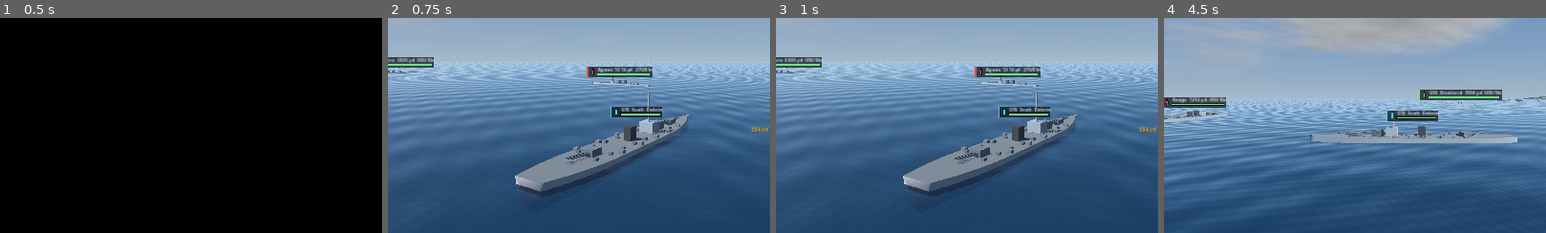
Above: before the commit, frames 1-4 (left to right).
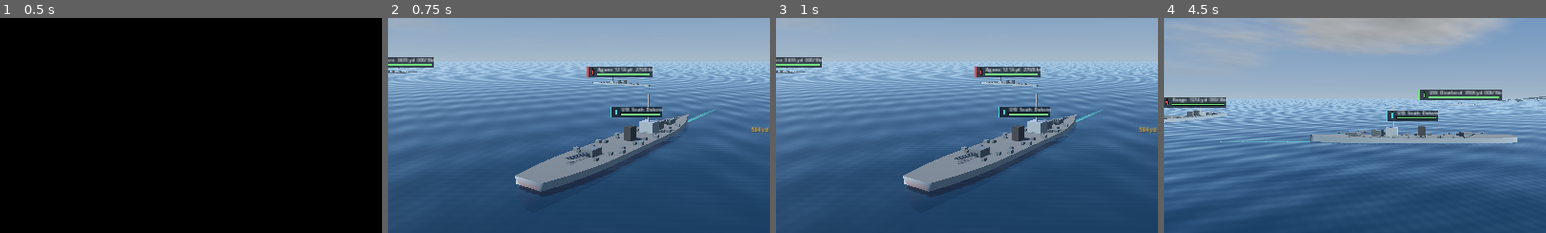
Above: after the commit, the same moments.

Repository: KWKoch/HullDown
Game: Godot game, scene res://scenes/title_cinematic.tscn
Same seed, same stepped clock (60 frames per second), same inputs: the game is played once before the commit and once after it.
Inputs (mouse positions are % of the whole screen's width and height, from its top left):
- Up to frame 1 (0.5 s): no input
- Up to frame 2 (0.75 s): tap Enter at 0.5 s; move the mouse to (72, 45) at 0.52 s; hold D (rudder_right) from 0.53 s (still down); tap X at 0.6 s; click (72, 45) at 0.67 s
- Up to frame 3 (1 s): keep holding D (rudder_right); tap Space at 0.77 s
- Up to frame 4 (4.5 s): release D (rudder_right) at 1.25 s; click "DAMAGE CONTROL: AUTO [V]" at 1.25 s; click "DAMAGE CONTROL: FLOOD [V]" at 2 s; click "DAMAGE CONTROL: FIRE [V]" at 2.75 s; click "DAMAGE CONTROL: REPAIR [V]" at 3.5 s; click "CAMERA: CHASE [C]" at 4.25 s
The pictures show only the part of the screen within x 18-68%, y 23-73%; the shares and areas given below are measured in that part.

Frame 1 is identical in both runs. In frame 2, less than 0.1% of the frame differs, in the area x 78-86%, y 42-49%; in frame 3, less than 0.1%; in frame 4, 0.1%, in the area x 14-39%, y 57-58%.

Commit message:
Restore ordered-helm/engine track projection; ship-on-ship collisions (impulse, separation, crush damage, flooding)
Co-Authored-By: Claude Sonnet 5.5 <noreply@anthropic.com>
Claude-Session: https://claude.ai/code/session_01LqtTQ2aJhkQrxi4uazJqin

Diff:
--- /dev/null
+++ b/scripts/fx/track_projection.gd
@@ -0,0 +1,85 @@
+class_name TrackProjection
+extends MeshInstance3D
+## A ribbon laid on the water showing where the ship will go over the next 200 yards, bent by the
+## ORDERED helm and engine call (once they are answered) using the same turning model as
+## Ship._move. Ticks every 50 yards. When going astern it projects from the stern.
+
+const YARD := 0.9144
+const LENGTH_M := 200.0 * YARD
+const SEGMENTS := 28
+const HALF_WIDTH := 5.0
+const COLOR := Color(0.30, 0.86, 0.90)
+
+var _mat: StandardMaterial3D
+
+
+func _init() -> void:
+	top_level = true
+	_mat = StandardMaterial3D.new()
+	_mat.shading_mode = BaseMaterial3D.SHADING_MODE_UNSHADED
+	_mat.vertex_color_use_as_albedo = true
+	_mat.transparency = BaseMaterial3D.TRANSPARENCY_ALPHA
+	_mat.cull_mode = BaseMaterial3D.CULL_DISABLED
+	_mat.no_depth_test = false
+	material_override = _mat
+	cast_shadow = GeometryInstance3D.SHADOW_CASTING_SETTING_OFF
+
+
+## `ordered_rudder` is the helm order (-1..1); `ordered_throttle` the engine order (-0.3..1).
+func update_for(ship: Ship, ordered_rudder: float, ordered_throttle: float) -> void:
+	if ship == null or ship.sunk:
+		mesh = null
+		return
+	# Speed the ship is heading for: the ordered one, or what she still carries if the order is STOP.
+	var ordered_speed := ordered_throttle * ship.max_speed_ms * ship.propulsion_fraction()
+	var vel := ordered_speed if absf(ordered_throttle) > 0.01 else ship.speed_ms
+	var reverse := vel < -0.3
+	var dir_sign := -1.0 if reverse else 1.0
+	var h := ship.heading
+	var pos := Vector2(ship.global_position.x, ship.global_position.z) + Vector2(sin(h), cos(h)) * dir_sign * ship.wlen() * 0.5
+	var speed := maxf(absf(vel), 1.0)
+	var speed_factor := clampf(absf(vel) / maxf(ship.max_speed_ms, 0.01), 0.0, 1.0)
+	var steer := ordered_rudder * ship.steering_fraction()
+	var dpsi_dt := steer * ship.turn_rate_rad * ship.handling_fraction() * speed_factor * signf(vel if vel != 0.0 else 1.0)
+	var ds := LENGTH_M / SEGMENTS
+	var pts: Array[Vector2] = [pos]
+	var tangents: Array[Vector2] = []
+	for i in SEGMENTS:
+		var fwd := Vector2(sin(h), cos(h)) * dir_sign
+		tangents.append(fwd)
+		pos += fwd * ds
+		h += dpsi_dt * (ds / speed)
+		pts.append(pos)
+	tangents.append(tangents[tangents.size() - 1])
+	var st := SurfaceTool.new()
+	st.begin(Mesh.PRIMITIVE_TRIANGLES)
+	var y := 1.6
+	for i in SEGMENTS:
+		var a := 0.85 - 0.5 * float(i) / SEGMENTS
+		var c := Color(COLOR.r, COLOR.g, COLOR.b, a)
+		var na := Vector2(-tangents[i].y, tangents[i].x) * HALF_WIDTH
+		var nb := Vector2(-tangents[i + 1].y, tangents[i + 1].x) * HALF_WIDTH
+		var p0 := Vector3(pts[i].x + na.x, y, pts[i].y + na.y)
+		var p1 := Vector3(pts[i].x - na.x, y, pts[i].y - na.y)
+		var p2 := Vector3(pts[i + 1].x - nb.x, y, pts[i + 1].y - nb.y)
+		var p3 := Vector3(pts[i + 1].x + nb.x, y, pts[i + 1].y + nb.y)
+		for v in [p0, p1, p2, p0, p2, p3]:
+			st.set_color(c)
+			st.add_vertex(v)
+	# Range ticks every 50 yards (the last one, at 200, is brighter and wider).
+	for k in range(1, 5):
+		var idx := int(round(float(SEGMENTS) * k / 4.0))
+		var tg := tangents[mini(idx, tangents.size() - 1)]
+		var nrm := Vector2(-tg.y, tg.x)
+		var hw := 7.0 if k == 4 else 5.0
+		var len2 := 1.4
+		var cc := Color(1.0, 1.0, 1.0, 0.95 if k == 4 else 0.7)
+		var c0 := pts[idx] + nrm * hw
+		var c1 := pts[idx] - nrm * hw
+		var c2 := c1 + tg * len2
+		var c3 := c0 + tg * len2
+		for v2 in [c0, c1, c2, c0, c2, c3]:
+			st.set_color(cc)
+			st.add_vertex(Vector3(v2.x, y + 0.05, v2.y))
+	mesh = st.commit()
+	global_transform = Transform3D.IDENTITY
--- a/scripts/game/testbed.gd
+++ b/scripts/game/testbed.gd
@@ -28,6 +28,7 @@
 var look_up := 0.0           ## test option: raise the look-at point to inspect the sky
 var hud: Hud
 var controls: PlayerControls
+var track: TrackProjection
 var sensors: SensorNet
 var tod_final := 12.0
 var peace := true           ## UI-testing mode: AI ships neither move nor fire. Use --hot for a live battle.
@@ -132,6 +133,8 @@
 	cam_heading = 0.0
 	if not _dist_forced:
 		cam_dist = maxf(70.0, player.wlen() * 1.15)
+	track = TrackProjection.new()
+	add_child(track)
 	sensors = SensorNet.new()
 	add_child(sensors)
 	sensors.setup(terrain, player.team, float(ground["visibility_m"]), tod_final < 5.5 or tod_final > 19.5)
@@ -456,6 +459,7 @@
 			(gunnery[player] as Gunnery).fire_at(aim_point, Vector3.ZERO)
 	else:
 		fire_held = false
+	track.update_for(player, float(EngineTelegraph.HELM_ORDERS[controls.helm_ordered][1]), float(EngineTelegraph.ENGINE_ORDERS[controls.engine_ordered][1]))
 	_update_camera(delta)
 	_update_hud()
 
--- a/scripts/ship/ship.gd
+++ b/scripts/ship/ship.gd
@@ -53,6 +53,10 @@
 	"battlecruiser": 5.4, "battleship": 6.0, "carrier": 5.0, "submarine": 3.0,
 }
 static var overpenetrations := 0
+static var collisions := 0
+## Structural damage per joule of crushed energy in a ship-on-ship collision (compartment hit points).
+const RAM_DAMAGE_PER_J := 1.2e-5
+var _ram_cd := 0.0
 var crew_skill: float = 1.0          ## damage-control crew efficacy (captain type feeds this)
 var dc: DamageControl
 var damage_control_enabled := true
@@ -372,6 +376,7 @@
 		return
 	_damage_control(delta)
 	_move(delta)
+	_check_collisions(delta)
 	_check_terrain(delta)
 	_check_sinking()
 
@@ -509,3 +514,110 @@
 	rotation.z = move_toward(rotation.z, signf(list_rad if list_rad != 0.0 else 1.0) * 1.4, delta * 0.15)
 	if position.y < -wdraft() * 4.0 - 40.0:
 		queue_free()
+
+
+# --- Ship-on-ship collisions ----------------------------------------------------------
+
+## Hull footprint as an oriented rectangle on the water: [centre, forward axis, side axis, half length, half beam].
+func _footprint() -> Array:
+	return [Vector2(global_position.x, global_position.z), Vector2(sin(heading), cos(heading)),
+			Vector2(cos(heading), -sin(heading)), wlen() * 0.5 * 0.96, wbeam() * 0.5]
+
+
+func _check_collisions(delta: float) -> void:
+	_ram_cd = maxf(0.0, _ram_cd - delta)
+	var fa := _footprint()
+	for n in get_tree().get_nodes_in_group("ships"):
+		var o := n as Ship
+		if o == null or o == self or o.sunk or get_instance_id() > o.get_instance_id():
+			continue                                    # each pair is handled once
+		if global_position.distance_to(o.global_position) > (wlen() + o.wlen()) * 0.5:
+			continue
+		var fb := o._footprint()
+		var hit := _sat(fa, fb)
+		if hit.is_empty():
+			continue
+		_resolve_collision(o, fa, fb, hit["normal"], hit["depth"])
+
+
+## Separating-axis test for two oriented rectangles. Returns {} or {normal (A->B), depth}.
+func _sat(fa: Array, fb: Array) -> Dictionary:
+	var axes: Array[Vector2] = [fa[1], fa[2], fb[1], fb[2]]
+	var d: Vector2 = fb[0] - fa[0]
+	var best := INF
+	var best_n := Vector2.ZERO
+	for ax in axes:
+		var ra: float = fa[3] * absf((fa[1] as Vector2).dot(ax)) + fa[4] * absf((fa[2] as Vector2).dot(ax))
+		var rb: float = fb[3] * absf((fb[1] as Vector2).dot(ax)) + fb[4] * absf((fb[2] as Vector2).dot(ax))
+		var dist := d.dot(ax)
+		var overlap := ra + rb - absf(dist)
+		if overlap <= 0.0:
+			return {}
+		if overlap < best:
+			best = overlap
+			best_n = ax if dist >= 0.0 else -ax
+	return {"normal": best_n, "depth": best}
+
+
+func _resolve_collision(o: Ship, fa: Array, fb: Array, n: Vector2, depth: float) -> void:
+	var ma := displacement_t * 1000.0
+	var mb := o.displacement_t * 1000.0
+	var va := Vector2(velocity_vec().x, velocity_vec().z)
+	var vb := Vector2(o.velocity_vec().x, o.velocity_vec().z)
+	# Contact points: the nearest point of each hull to the other's centre.
+	var pa := _nearest_on(fa, fb[0])
+	var pb := _nearest_on(fb, fa[0])
+	var closing := (va - vb).dot(n)
+	if closing > 0.0:
+		var e := 0.12
+		var j := (1.0 + e) * closing / (1.0 / ma + 1.0 / mb)
+		var dva := -n * (j / ma)
+		var dvb := n * (j / mb)
+		_apply_collision_impulse(va + dva, dva * ma, pa - (fa[0] as Vector2), ma)
+		o._apply_collision_impulse(vb + dvb, dvb * mb, pb - (fb[0] as Vector2), mb)
+		var mu := ma * mb / (ma + mb)
+		var lost := 0.5 * mu * closing * closing * (1.0 - e * e)
+		if closing > 1.0 and _ram_cd <= 0.0 and o._ram_cd <= 0.0:
+			_ram_cd = 1.0
+			o._ram_cd = 1.0
+			Ship.collisions += 1
+			# The lighter ship crumples more: it takes the larger share of the crushed energy.
+			_crush(pa, lost * mb / (ma + mb))
+			o._crush(pb, lost * ma / (ma + mb))
+	# Never overlap: push apart in inverse proportion to mass.
+	var push := n * (depth + 0.05)
+	var wa := mb / (ma + mb)
+	var wb := ma / (ma + mb)
+	global_position -= Vector3(push.x, 0.0, push.y) * wa
+	o.global_position += Vector3(push.x, 0.0, push.y) * wb
+
+
+func _nearest_on(f: Array, p: Vector2) -> Vector2:
+	var rel := p - (f[0] as Vector2)
+	var x := clampf(rel.dot(f[2]), -float(f[4]), float(f[4]))
+	var z := clampf(rel.dot(f[1]), -float(f[3]), float(f[3]))
+	return (f[0] as Vector2) + (f[2] as Vector2) * x + (f[1] as Vector2) * z
+
+
+## Take the post-impact velocity (world XZ) back into the ship's speed-along-heading model, and
+## twist the heading by the off-centre impulse.
+func _apply_collision_impulse(new_v: Vector2, impulse: Vector2, r: Vector2, mass_kg: float) -> void:
+	var fwd := Vector2(sin(heading), cos(heading))
+	speed_ms = new_v.dot(fwd)
+	var inertia := mass_kg * (wlen() * wlen() + wbeam() * wbeam()) / 12.0
+	var torque := r.y * impulse.x - r.x * impulse.y
+	heading += clampf(torque / inertia, -0.15, 0.15) * 0.5
+
+
+func _crush(world_contact: Vector2, joules: float) -> void:
+	var local := to_local(Vector3(world_contact.x, 0.0, world_contact.y))
+	local.y = -1.0
+	var dmg := joules * RAM_DAMAGE_PER_J
+	if dmg < 1.0:
+		return
+	_detonate(local, {"damage": dmg, "radius": 8.0 + minf(dmg * 0.002, 14.0), "pen_mm": 0, "dir": Vector3.UP})
+	for c in compartments:
+		if c.below_waterline and c.distance_to(local) < 7.0 and c.health_fraction() < 0.9:
+			c.flood_rate = maxf(c.flood_rate, (1.0 - c.health_fraction()) * 6.0)
+	if is_inside_tree():
+		Fx.impact(self, to_global(local), clampf(sqrt(joules) * 0.02, 60.0, 400.0))
--- /dev/null
+++ b/tests/test_collision.gd
@@ -0,0 +1,89 @@
+extends Node3D
+## Ship-on-ship collisions: ramming arrests the rammer, damages both, never lets hulls interpenetrate.
+## godot --headless --path . --fixed-fps 60 res://tests/test_collision.tscn
+
+var fails := 0
+
+
+func _check(ok: bool, label: String, detail: String = "") -> void:
+	print("%s  %s  %s" % ["PASS" if ok else "FAIL", label, detail])
+	if not ok:
+		fails += 1
+
+
+func _mk(class_id: String, pos: Vector3, heading: float, knots: float) -> Ship:
+	var s := Ship.new()
+	add_child(s)
+	s.setup_from_class(Roster.get_entry(class_id), 0)
+	s.damage_control_enabled = false
+	s.global_position = pos
+	s.heading = heading
+	s.add_to_group("ships")
+	s.speed_ms = knots * 0.5144
+	s.throttle = 1.0                                   # keeps driving into it
+	return s
+
+
+func _lost(s: Ship) -> float:
+	var hp := 0.0
+	var mx := 0.0
+	for c in s.compartments:
+		hp += c.hp
+		mx += c.max_hp
+	return 1.0 - hp / mx
+
+
+func _case(label: String, rammer_id: String, victim_id: String, knots: float, head_on: bool) -> Dictionary:
+	for n in get_children():
+		n.queue_free()
+	await get_tree().process_frame
+	Ship.collisions = 0
+	var victim := _mk(victim_id, Vector3(0, 0, 0), 0.0 if not head_on else PI, 0.0)
+	victim.throttle = 0.0
+	if head_on:
+		victim.heading = 0.0
+	# Rammer starts 600 m to port of the victim, steering east at it (broadside hit) or ahead of it (head-on).
+	var rammer: Ship
+	if head_on:
+		rammer = _mk(rammer_id, Vector3(0, 0, 900), PI, knots)
+	else:
+		rammer = _mk(rammer_id, Vector3(700, 0, 0), -PI * 0.5, knots)      # heading -90 deg = toward -X
+	var min_sep := INF
+	var speed_after := 99.0
+	var t := 0.0
+	var first_hit_t := -1.0
+	for _i in 60 * 70:
+		rammer._physics_process(1.0 / 60.0)
+		victim._physics_process(1.0 / 60.0)
+		t += 1.0 / 60.0
+		min_sep = minf(min_sep, rammer.global_position.distance_to(victim.global_position))
+		if Ship.collisions > 0 and first_hit_t < 0.0:
+			first_hit_t = t
+		if first_hit_t > 0.0 and t > first_hit_t + 3.0:
+			speed_after = minf(speed_after, absf(rammer.speed_ms) / 0.5144)
+		if _i % 6 == 0 and _i < 60 * 70 - 1:
+			if _i % 60 == 0:
+				await get_tree().process_frame
+	var res := {"min_sep": min_sep, "speed_after": speed_after, "r_loss": _lost(rammer), "v_loss": _lost(victim),
+		"hits": Ship.collisions, "end_sep": rammer.global_position.distance_to(victim.global_position), "rammer": rammer, "victim": victim}
+	print("%s: rammer %s at %.0f kt -> %s | collisions %d | rammer speed 3 s after impact %.1f kt | closest centres %.0f m | damage: rammer %.1f%%, victim %.1f%%" % [
+		label, rammer_id, knots, victim_id, res["hits"], speed_after, min_sep, res["r_loss"] * 100.0, res["v_loss"] * 100.0])
+	return res
+
+
+func _ready() -> void:
+	var r1 := await _case("destroyer into cruiser's side", "us_fletcher", "us_cleveland", 25.0, false)
+	var v: Ship = r1["victim"]
+	var r: Ship = r1["rammer"]
+	var half_beam_sum := (v.wbeam() + r.wlen()) * 0.5
+	_check(r1["hits"] >= 1, "impact registered")
+	_check(r1["min_sep"] > v.wbeam() * 0.4, "rammer does not drive through the victim", "closest centres %.0f m vs victim beam %.0f m" % [r1["min_sep"], v.wbeam()])
+	_check(r1["speed_after"] < 6.0, "rammer's speed is arrested", "%.1f kt" % r1["speed_after"])
+	_check(r1["r_loss"] > 0.005 and r1["v_loss"] > 0.001, "both ships are damaged")
+	var r2 := await _case("cruiser into destroyer's side", "us_cleveland", "us_fletcher", 20.0, false)
+	_check(r2["min_sep"] > (r2["victim"] as Ship).wbeam() * 0.4, "heavy rammer does not pass through a destroyer")
+	_check(r2["v_loss"] > r2["r_loss"], "the lighter ship is hurt worse", "victim %.1f%% vs rammer %.1f%%" % [r2["v_loss"] * 100.0, r2["r_loss"] * 100.0])
+	var r3 := await _case("head-on, destroyer vs destroyer", "us_fletcher", "us_fletcher", 20.0, true)
+	_check(r3["hits"] >= 1 and r3["min_sep"] > 30.0, "head-on collision stops both", "closest %.0f m" % r3["min_sep"])
+	print("COLLISION: %s" % ("OK" if fails == 0 else "%d FAILURES" % fails))
+	get_tree().quit()
--- /dev/null
+++ b/tests/test_collision.tscn
@@ -0,0 +1,6 @@
+[gd_scene load_steps=2 format=3]
+
+[ext_resource type="Script" path="res://tests/test_collision.gd" id="1"]
+
+[node name="TestCollision" type="Node3D"]
+script = ExtResource("1")
Not shown, added: scripts/fx/track_projection.gd.uid
Not shown, added: tests/test_collision.gd.uid
Not shown, changed: docs/index.html
Not shown, changed: docs/index.pck
